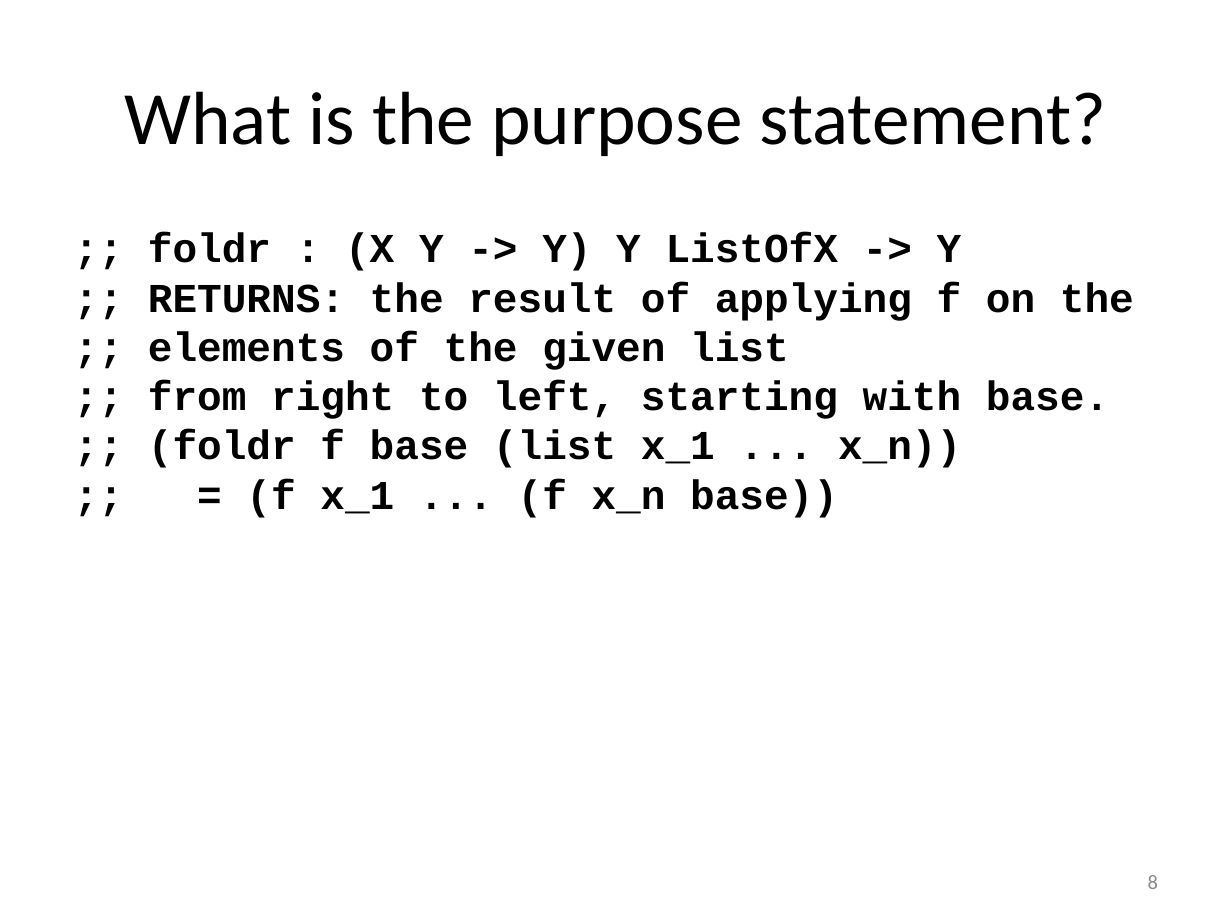
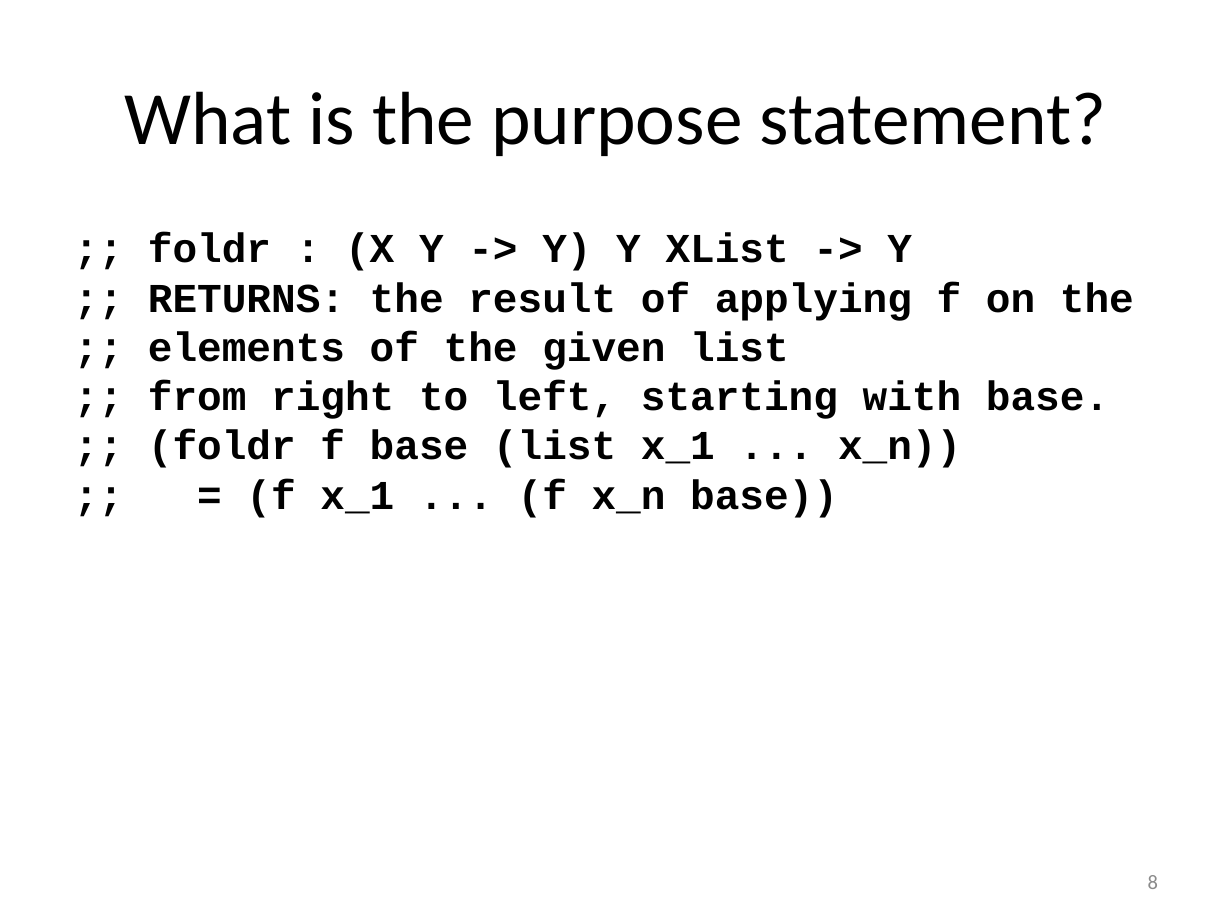
Before and after one commit to mwand/cs5010f17, a slide deck: slide 8 of Slides/Lesson 6.4 Foldr.pptx. Drawn at 1232x924 pixels with LibreOffice and Linux fonts; fonts in the diff are those of the drawing. Boxes give left, top, right and bottom in pixels: in the first picture for what was removed or moved away, otherwise in the second. Text is boxed around its words. In the diff, an @@ line names an element or a change of style, - is before the commit and + after.

```diff
--- a/Slides/Lesson 6.4 Foldr.pptx
+++ b/Slides/Lesson 6.4 Foldr.pptx
@@ text at (x1=148, y1=233, x2=912, y2=271): text changed @@
-;; foldr : (X Y -> Y) Y ListOfX -> Y
+;; foldr : (X Y -> Y) Y XList -> Y
```
Also in this commit, not shown: 17 other slides changed.
